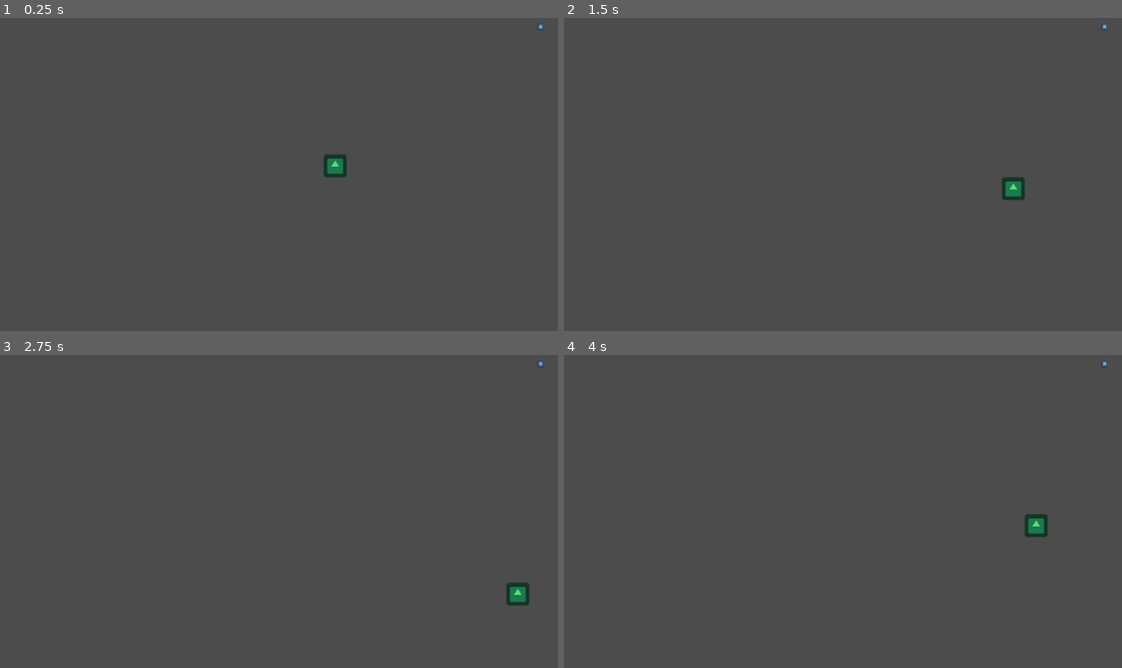
Above: before the commit, frames 1-4 (two rows, left to right).
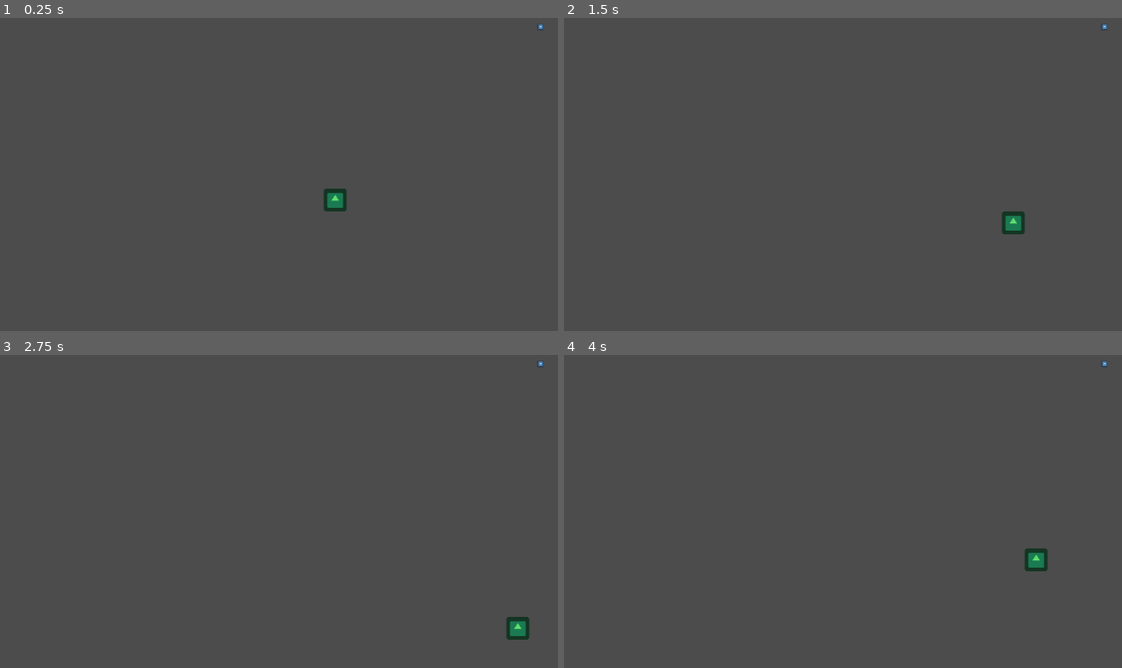
Above: after the commit, the same moments.

Repository: skarnl/godot--snake
Game: Godot game, scene res://Main.tscn
Same seed, same stepped clock (60 frames per second), same inputs: the game is played once before the commit and once after it. The project has no main scene, so this scene is started directly. The engine's default icon, where the game draws it, is replaced by a stand-in: a white triangle on a blue panel in a dark square.
Inputs:
- Up to frame 1 (0.25 s): no input
- Up to frame 2 (1.5 s): tap Enter at 0.5 s; hold Right (ui_right) 0.53-1.28 s; hold Down (ui_down) from 1.28 s (still down)
- Up to frame 3 (2.75 s): release Down (ui_down) at 2.03 s; hold Right (ui_right) from 2.03 s (still down)
- Up to frame 4 (4 s): release Right (ui_right) at 2.78 s; hold Up (ui_up) 2.78-3.53 s; hold Left (ui_left) from 3.53 s (still down)

The runs differ from the first frame. In frame 1, 0.6% of the frame differs, in the area x 57-63%, y 43-62%; in frame 2, 0.6%; in frame 3, 0.6%; in frame 4, 0.6%.

Commit message:
Make game responsive

Diff:
--- a/CandySpawner.gd
+++ b/CandySpawner.gd
@@ -5,12 +5,15 @@
 var random = RandomNumberGenerator.new()
 var candyItem = preload("res://Candy.tscn")
 
-const X_MAX = 1024
-const Y_MAX = 608
 const CELL_SIZE = 32
 
-func start():
+var _screen_size : Vector2
+
+func start(screen_size):
 	random.randomize()
+
+	_screen_size = screen_size
+
 	_spawn_candy()
 
 
@@ -19,11 +22,8 @@
 	candy.connect("eaten", self, "_on_Candy_eaten", [candy])
 	candy.connect("rotten", self, "_on_Candy_rotten", [candy])
 
-	var xpos: int = random.randi_range(CELL_SIZE, X_MAX - CELL_SIZE)
-	var ypos: int = random.randi_range(CELL_SIZE, Y_MAX - CELL_SIZE)
-
-	print(xpos)
-	print(ypos)
+	var xpos: int = random.randi_range(CELL_SIZE, _screen_size.x  - CELL_SIZE)
+	var ypos: int = random.randi_range(CELL_SIZE, _screen_size.y - CELL_SIZE)
 
 	candy.position = Vector2(xpos, ypos)
 
@@ -45,7 +45,4 @@
 
 
 func _handle_candy_gone():
-#	candy.disconnect("eaten", self, "_on_Candy_eaten", [candy])
-#	candy.disconnect("rotten", self, "_on_Candy_rotten", [candy])
-
 	_spawn_candy()
--- a/GameOverScreen.tscn
+++ b/GameOverScreen.tscn
@@ -36,17 +36,18 @@
 outline_color = Color( 0.556863, 0.0235294, 0.0235294, 1 )
 font_data = ExtResource( 1 )
 
-[node name="GameOverScreen" type="Node2D"]
+[node name="GameOverScreen" type="Control"]
 pause_mode = 2
-visible = false
+anchor_right = 1.0
+anchor_bottom = 1.0
 script = ExtResource( 2 )
+__meta__ = {
+"_edit_use_anchors_": false
+}
 
 [node name="ColorRect" type="ColorRect" parent="."]
 anchor_right = 1.0
 anchor_bottom = 1.0
-margin_left = -1.0
-margin_right = 1024.0
-margin_bottom = 608.0
 color = Color( 0.913725, 0.0941176, 0.0941176, 0.258824 )
 __meta__ = {
 "_edit_use_anchors_": false
@@ -60,14 +61,15 @@
 anchor_top = 0.5
 anchor_right = 0.5
 anchor_bottom = 0.5
-margin_left = 268.0
-margin_top = 249.0
-margin_right = 756.0
-margin_bottom = 359.0
+margin_left = -244.0
+margin_top = -55.0
+margin_right = 244.0
+margin_bottom = 55.0
 custom_fonts/font = SubResource( 2 )
 text = "GAME OVER"
 align = 1
 valign = 1
+percent_visible = 0.0
 __meta__ = {
 "_edit_use_anchors_": false
 }
--- a/Main.gd
+++ b/Main.gd
@@ -1,15 +1,22 @@
 extends Node2D
 
 
+onready var game_over_screen = $HUD/GameOverScreen
+
 var snapePartInstance = preload("res://SnakePart.tscn")
 var snake_parts = []
+var screen_size = Vector2.ZERO
 
 
 func _ready():
-	snake_parts.append($Snake)
+	screen_size = get_viewport().size
 	$Snake.connect("moved", self, "_on_Snake_moved")
+
+
 	$CandySpawner.connect("candy_eaten", self, "on_Candy_candy_eaten")
-	$CandySpawner.start()
+	$CandySpawner.start(screen_size)
+
+	reset()
 
 
 
@@ -26,7 +33,7 @@
 func _trigger_game_over():
 	get_tree().paused = true
 
-	$CanvasLayer/GameOverScreen.show_game_over()
+	game_over_screen.show_game_over()
 
 	yield(get_tree().create_timer(5.0), "timeout")
 
@@ -51,8 +58,8 @@
 
 	snake_parts = []
 	snake_parts.append($Snake)
-	$Snake.position = Vector2(512, 256)
+	$Snake.position = Vector2(screen_size.x / 2, screen_size.y / 2)
 
-	$CanvasLayer/GameOverScreen.reset()
+	game_over_screen.reset()
 
 	get_tree().paused = false
--- a/Main.tscn
+++ b/Main.tscn
@@ -8,13 +8,13 @@
 [node name="Main" type="Node2D"]
 script = ExtResource( 3 )
 
+[node name="HUD" type="CanvasLayer" parent="."]
+
+[node name="GameOverScreen" parent="HUD" instance=ExtResource( 4 )]
+
 [node name="Snake" parent="." instance=ExtResource( 1 )]
 position = Vector2( 512, 256 )
 
 [node name="SnakeParts" type="Node2D" parent="."]
 
 [node name="CandySpawner" parent="." instance=ExtResource( 2 )]
-
-[node name="CanvasLayer" type="CanvasLayer" parent="."]
-
-[node name="GameOverScreen" parent="CanvasLayer" instance=ExtResource( 4 )]
--- a/game_over_screen.gd
+++ b/game_over_screen.gd
@@ -1,4 +1,4 @@
-extends Node2D
+extends Control
 
 # Called when the node enters the scene tree for the first time.
 func _ready():
